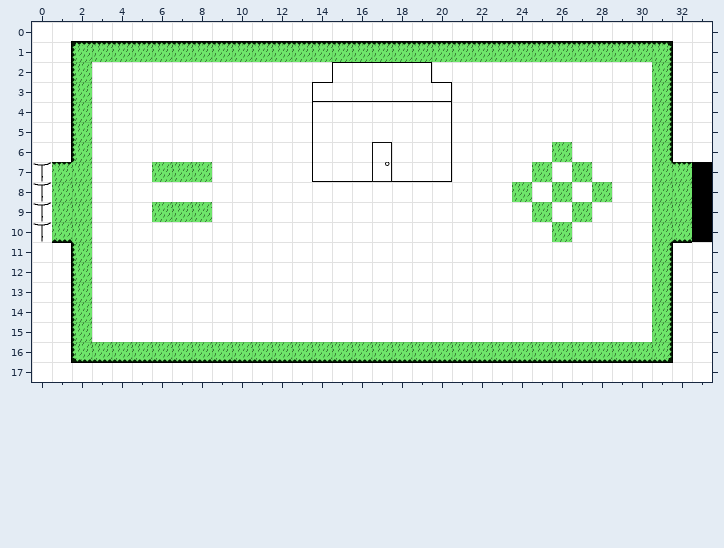
Tiled map -- Tiled_data/Tiled_HouseMap.tmx. The first picture shows the starting point.
Cells are 40x40 px. Shown: x 0..33, y 0..17.
The result:
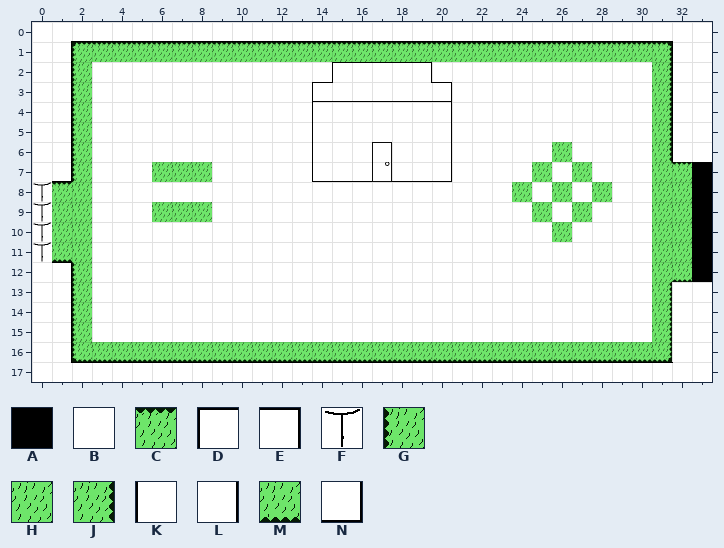
Key: from "Tiled_Tileset": A 1, B 2, C 6, D 8, E 10, F 18, G 20, H 21, J 22, K 23, L 25, M 36, N 40.
_ is an empty cell.
Tiles replaced or removed in this view: B, C, D, E, F, G, H, J, K, L, M.
Change:
Changed rows in their new state; . is an unchanged cell.
Layer "Tile Layer 1":
first column x 0:
 7 BNG...............................
 8 .C................................
10 .H..............................H.
11 FMH............................HHA
12 .E.............................HMA
13 ................................B.
14 ................................B.
15 ................................B.
16 ................................B.
Pixel boxes of the changes (left, top, right, bottom) in both pictures:
changed: (33, 162, 77, 185)
changed: (33, 239, 77, 263)
changed: (669, 239, 712, 362)
